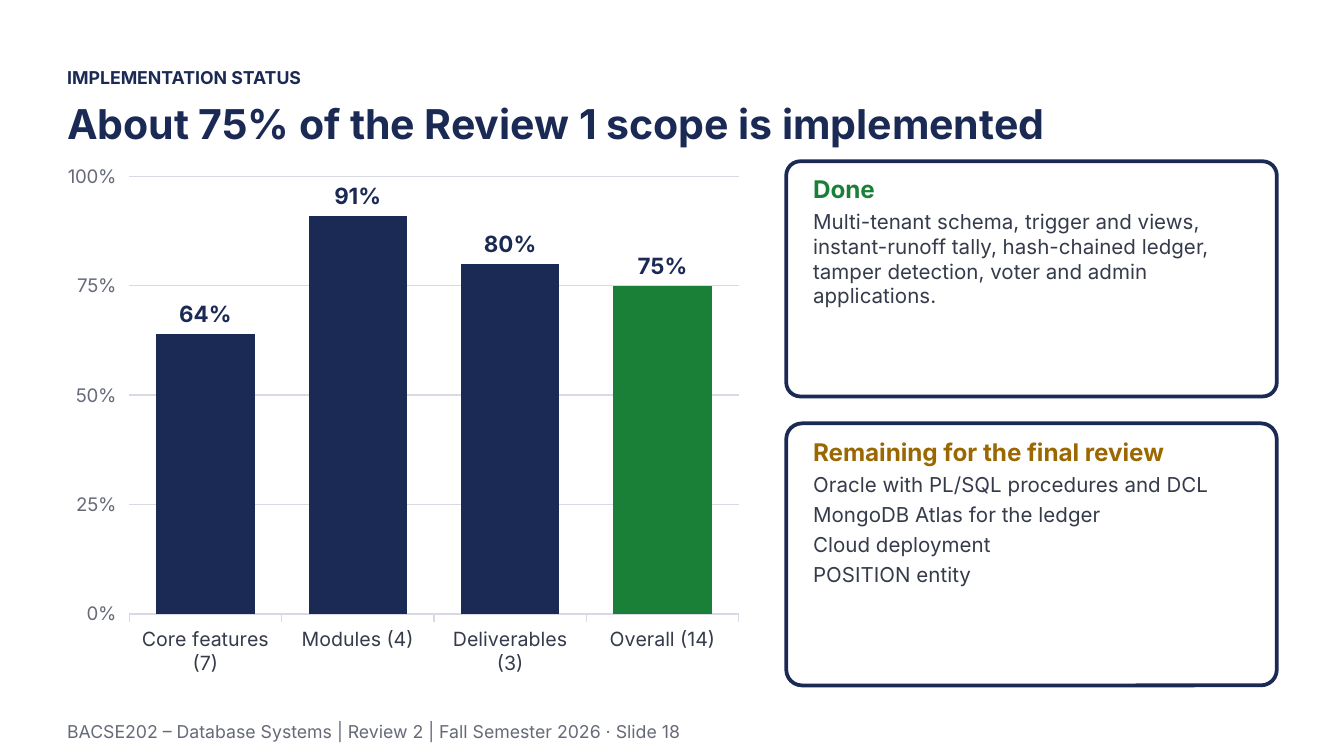
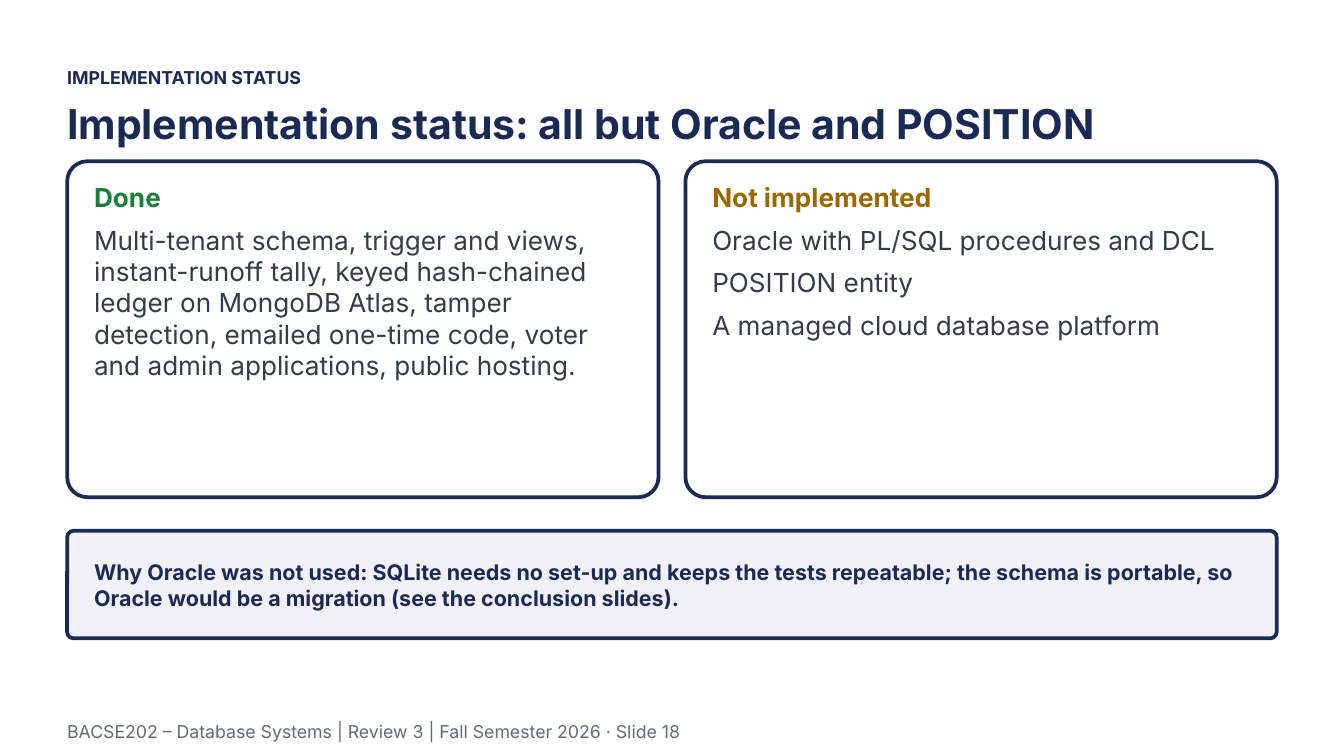
Before and after one commit to Tharakeshtj/polyvote-election-platform, a slide deck: slide 18 of docs/PolyVote_Review3_Final.pptx. Drawn at 1344x756 pixels with LibreOffice and Linux fonts; fonts in the diff are those of the drawing; background and template pictures are left out. Boxes give left, top, right and bottom in pixels: in the first picture for what was removed or moved away, otherwise in the second. Text is boxed around its words. In the diff, an @@ line names an element or a change of style, - is before the commit and + after.

```diff
--- a/docs/PolyVote_Review3_Final.pptx
+++ b/docs/PolyVote_Review3_Final.pptx
@@ text at (67, 107, 1094, 148): text changed @@
-About 75% of the Review 1 scope is implemented
+Implementation status: all but Oracle and POSITION
@@ column chart removed at (54, 155, 753, 685) @@
-categories: Core features (7), Modules (4), Deliverables (3), Overall (14)
-Series 1: 64, 91, 80, 75
@@ rounded rectangle: place and size @@
-rounded rectangle at (786, 161, 1277, 396)
+rounded rectangle at (67, 161, 659, 497)
@@ rounded rectangle: place and size @@
-rounded rectangle at (786, 423, 1277, 685)
+rounded rectangle at (685, 161, 1277, 497)
@@ text at (94, 188, 161, 208): size 13 to 14 pt in "Done"; more space between paragraphs @@
@@ text "Done": place and size @@
-text "Done" at (813, 180, 1209, 307)
+text "Done" at (94, 188, 588, 381)
@@ text at (712, 187, 931, 213): text changed; size 13 to 14 pt @@
-Remaining for the final review
+Not implemented
@@ text "Not implemented": place and size @@
-text "Not implemented" at (813, 442, 1208, 587)
+text "Not implemented" at (712, 187, 1215, 341)
@@ text at (94, 230, 588, 381): text changed; size 11 to 14 pt @@
-Multi-tenant schema, trigger and views, instant-runoff tally, hash-chained ledger, tamper detection, voter and admin applications.
+Multi-tenant schema, trigger and views, instant-runoff tally, keyed hash-chained ledger on MongoDB Atlas, tamper detection, emailed one-time code, voter and admin applications, public hosting.
@@ text at (712, 230, 1215, 298): size 11 to 14 pt in "Oracle with PL/SQL procedures and DCL", "POSITION entity"; more space between paragraphs @@
@@ text at (712, 315, 1160, 341): paragraph added @@
+A managed cloud database platform
@@ text at (813, 506, 1100, 557): paragraphs removed @@
-MongoDB Atlas for the ledger
-Cloud deployment
@@ rounded rectangle added at (67, 531, 1277, 638), fill #F1F0F6, outline #1B2A55 2 pt @@
@@ text added at (94, 563, 1232, 611), 11.5 pt, text #1B2A55, bold @@
+Why Oracle was not used: SQLite needs no set-up and keeps the tests repeatable; the schema is portable, so Oracle would be a migration (see the conclusion slides).
@@ text at (67, 725, 680, 742): text changed @@
-BACSE202 – Database Systems | Review 2 | Fall Semester 2026 · Slide 18
+BACSE202 – Database Systems | Review 3 | Fall Semester 2026 · Slide 18
```
Also in this commit, not shown: 18 other slides changed, 3 other files.
